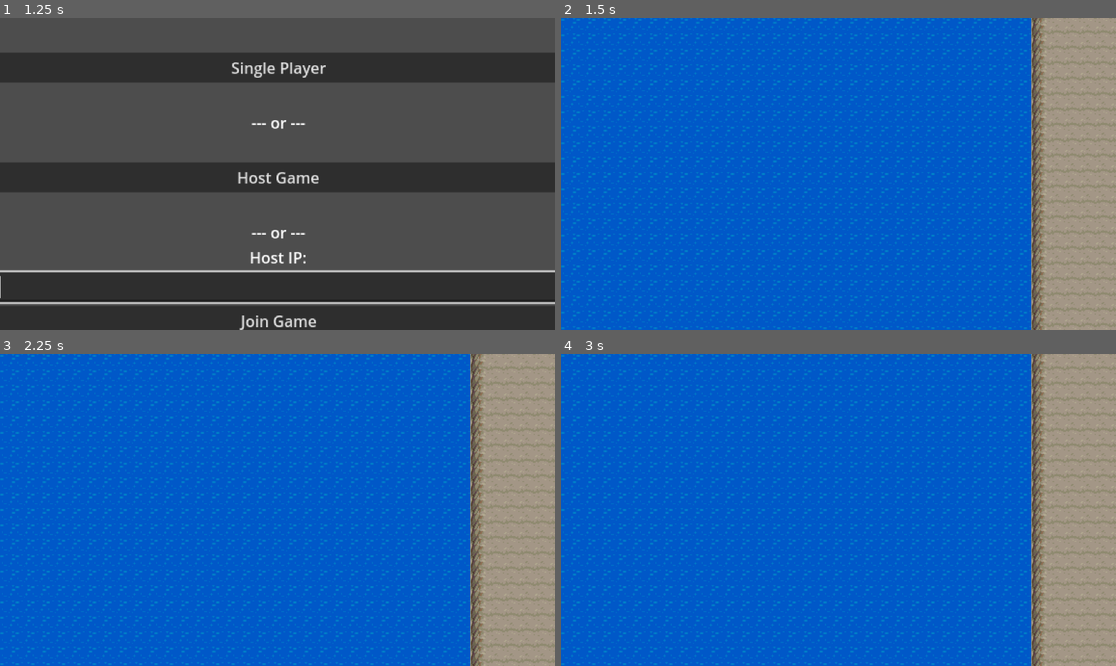
Above: before the commit, frames 1-4 (two rows, left to right).
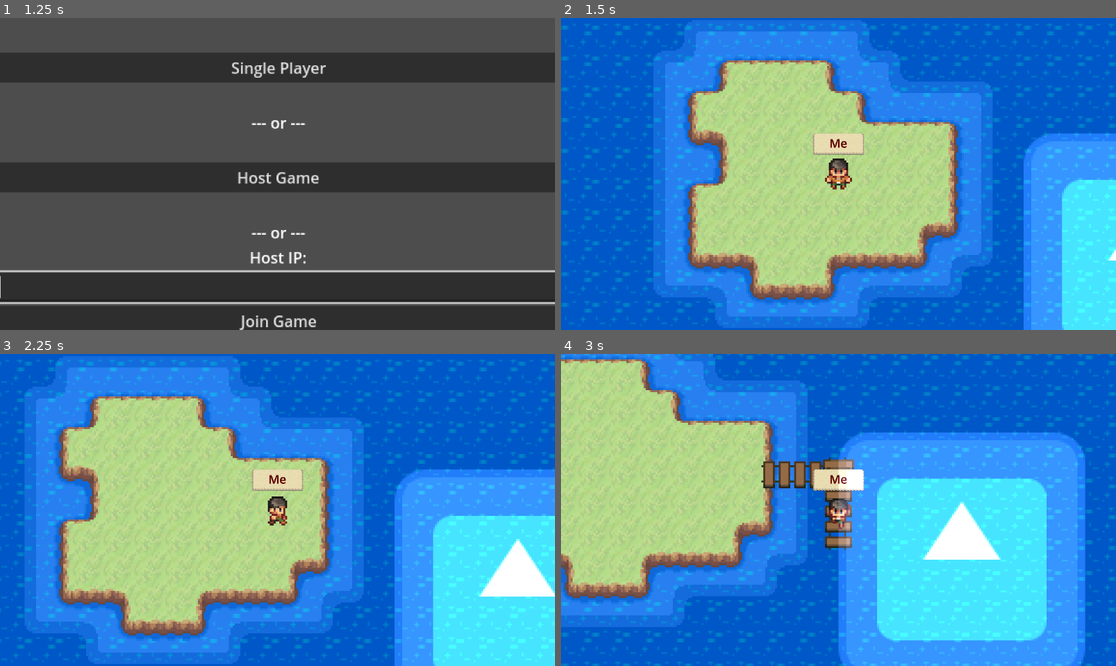
Above: after the commit, the same moments.

Repository: filippo-orru/island-tag-game
Game: Godot game, scene res://MainMenu.tscn
The game is run twice, just before and just after one commit, with the same random seed, the same clock (stepped at 60 frames per second) and the same inputs. The engine's default icon, where the game draws it, is replaced by a stand-in: a white triangle on a blue panel in a dark square.
Inputs (mouse positions are in pixels of both pictures, inside the frame that each line leads up to):
- Up to frame 1 (1.25 s): click (277, 286) at 0.52 s; type "12" at 0.6 s
- Up to frame 2 (1.5 s): click "Host Game" at 1.25 s
- Up to frame 3 (2.25 s): tap Enter at 2 s; hold Right (ui_right) from 2.03 s (still down)
- Up to frame 4 (3 s): release Right (ui_right) at 2.78 s; hold Down (ui_down) from 2.78 s (still down)

Frame 1 is identical in both runs. In frame 2, 62% of the frame differs, in the area x 0-100%, y 0-100%; in frame 3, 69%; in frame 4, 74%.

Commit message:
Init single player game

Diff:
--- a/MainMenu.gd
+++ b/MainMenu.gd
@@ -34,6 +34,7 @@
 
 func load_game():
 	%MainMenu.hide()
+	%MenuCamera.set_enabled(false)
 	%LocalScenes.add_child(world.instantiate())
 	add_player.rpc(multiplayer.get_unique_id())
 
@@ -67,3 +68,22 @@
 	%Menu.show()
 	if %LocalScenes.get_child(0):
 		%LocalScenes.get_child(0).queue_free()
+
+
+func _on_singleplayer_button_pressed():
+	%MainMenu.hide()
+	%MenuCamera.set_enabled(false)
+	%SpawnTarget.add_child(world.instantiate())
+
+	var player1 = player.instantiate()
+	player1.position = Vector2(0, 0)
+	player1.playerName = "Me"
+	player1.controller = PlayerKeyboardControllStrategy.new()
+	%SpawnTarget.add_child(player1)
+
+	var bot1 = player.instantiate()
+	bot1.position = Vector2(32, 32)
+	bot1.playerName = "Bot 1"
+	bot1.get_node("Camera2D").set_enabled(false)
+	bot1.controller = PlayerBotControllStrategy.new()
+	%SpawnTarget.add_child(bot1)
--- a/MainMenu.tscn
+++ b/MainMenu.tscn
@@ -76,10 +76,11 @@
 [node name="LocalScenes" type="Node" parent="."]
 unique_name_in_owner = true
 
-[node name="Camera2D" type="Camera2D" parent="."]
+[node name="MenuCamera" type="Camera2D" parent="."]
+unique_name_in_owner = true
 position = Vector2(576, 324)
 zoom = Vector2(2, 2)
 
-[connection signal="pressed" from="MainMenu/MarginContainer/VBoxContainer/SinglePlayerButton" to="." method="_on_host_button_pressed"]
+[connection signal="pressed" from="MainMenu/MarginContainer/VBoxContainer/SinglePlayerButton" to="." method="_on_singleplayer_button_pressed"]
 [connection signal="pressed" from="MainMenu/MarginContainer/VBoxContainer/HostButton" to="." method="_on_host_button_pressed"]
 [connection signal="pressed" from="MainMenu/MarginContainer/VBoxContainer/ConnectButton" to="." method="_on_connect_button_pressed"]
